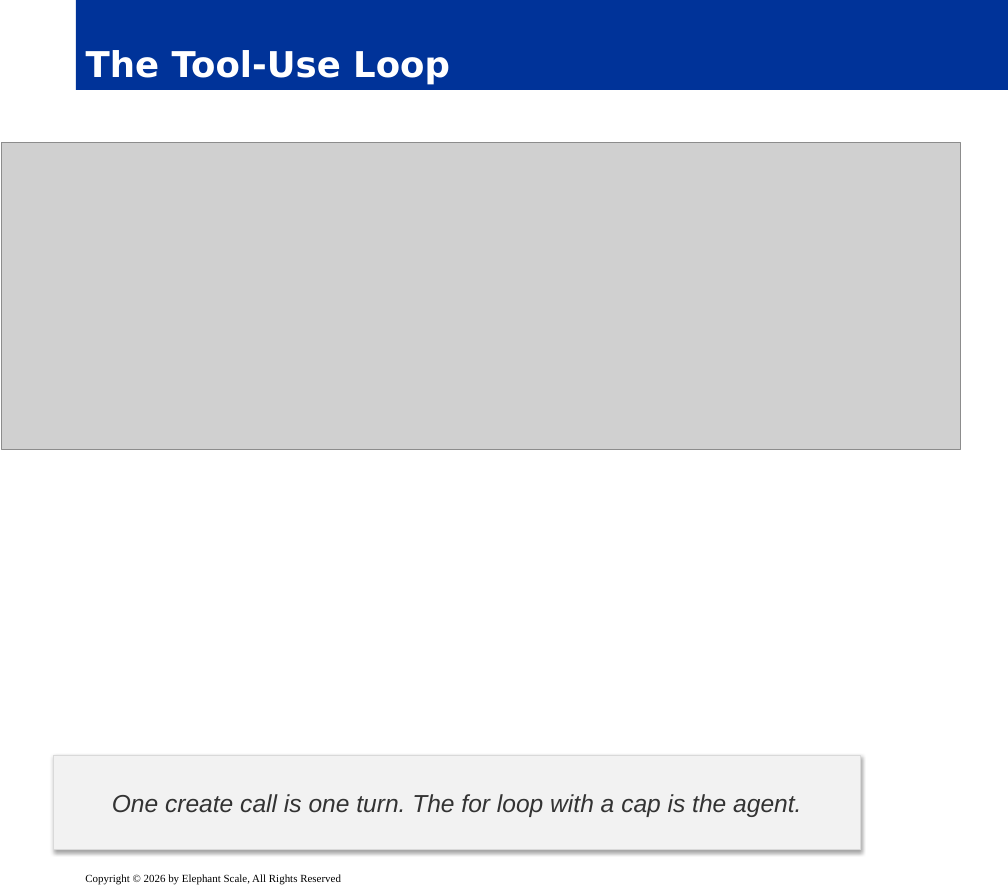
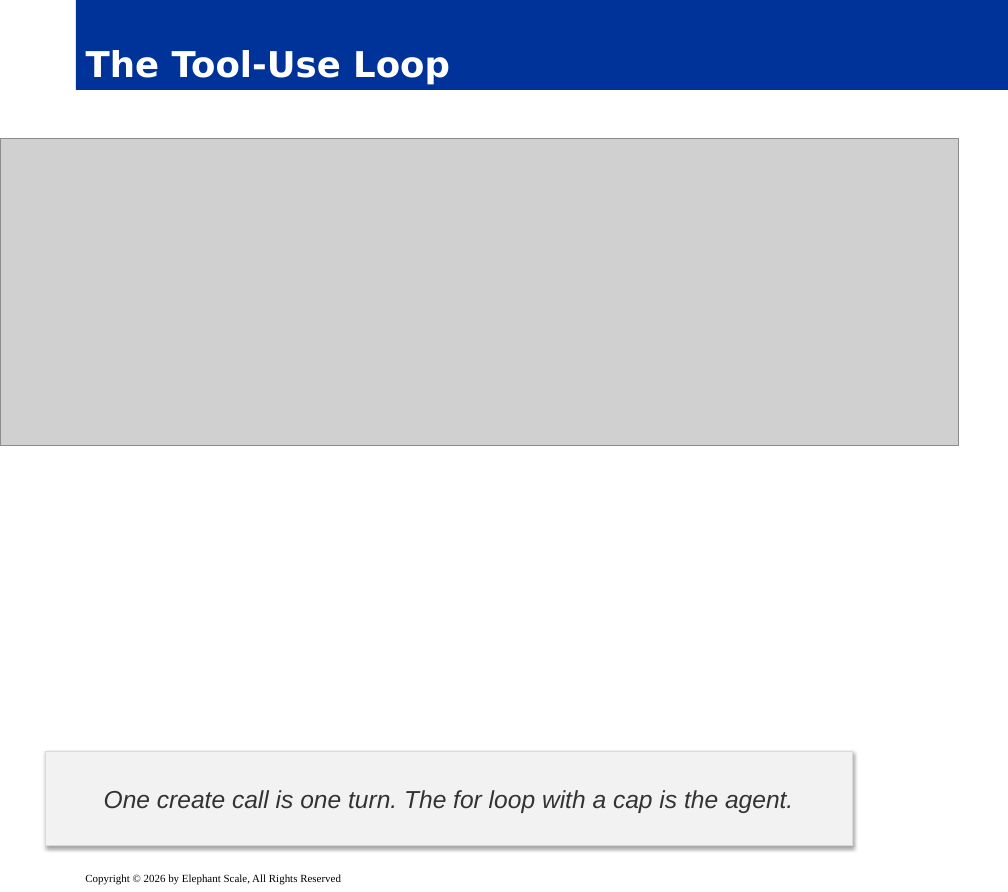
Before and after one commit to elephantscale/Building-Agentic-AI, a slide deck: slide 7 of slides/release/11-claude-agents.pptx. Drawn at 1008x892 pixels with LibreOffice and Linux fonts; fonts in the diff are those of the drawing; grey boxes stand for pictures; background and template pictures are left out. Boxes give left, top, right and bottom in pixels: in the first picture for what was removed or moved away, otherwise in the second. Text is boxed around its words. In the diff, an @@ line names an element or a change of style, - is before the commit and + after.

```diff
--- a/slides/release/11-claude-agents.pptx
+++ b/slides/release/11-claude-agents.pptx
@@ picture: place and size @@
-picture at box(2, 143, 961, 449)
+picture at box(0, 139, 959, 445)
@@ rectangle "One create call is one ...": place and size @@
-rectangle "One create call is one ..." at box(53, 755, 860, 850)
+rectangle "One create call is one ..." at box(45, 751, 853, 846)
```
Also in this commit, not shown: 12 other slides changed.
